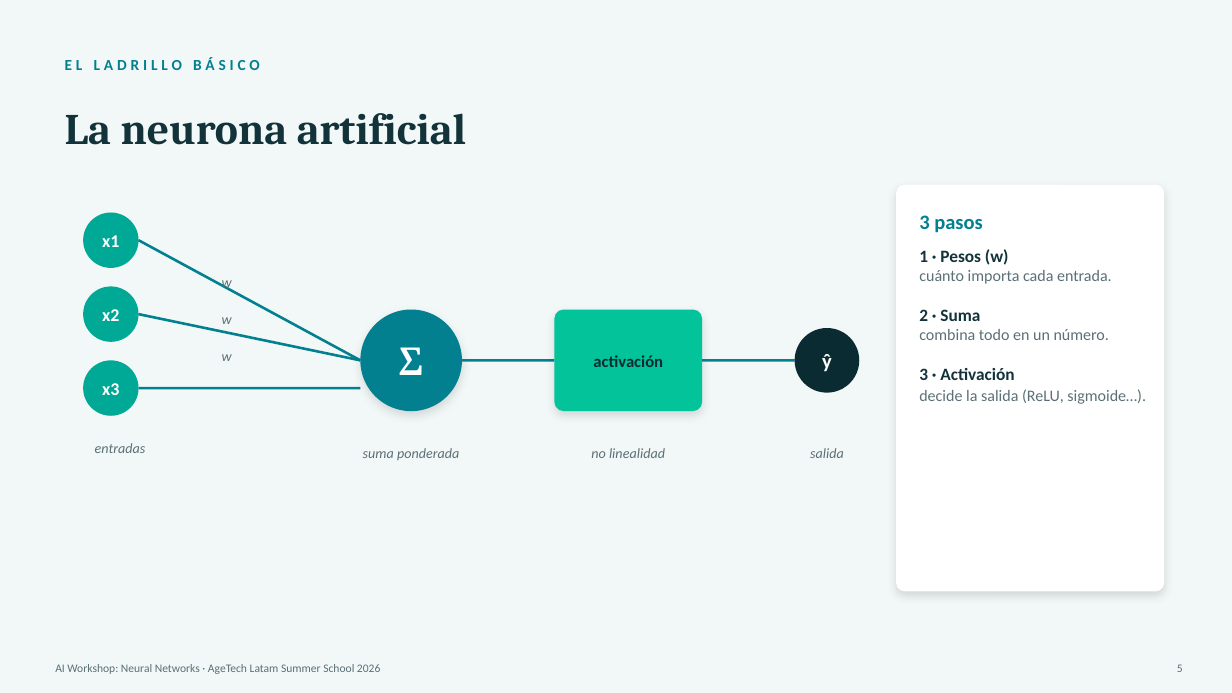
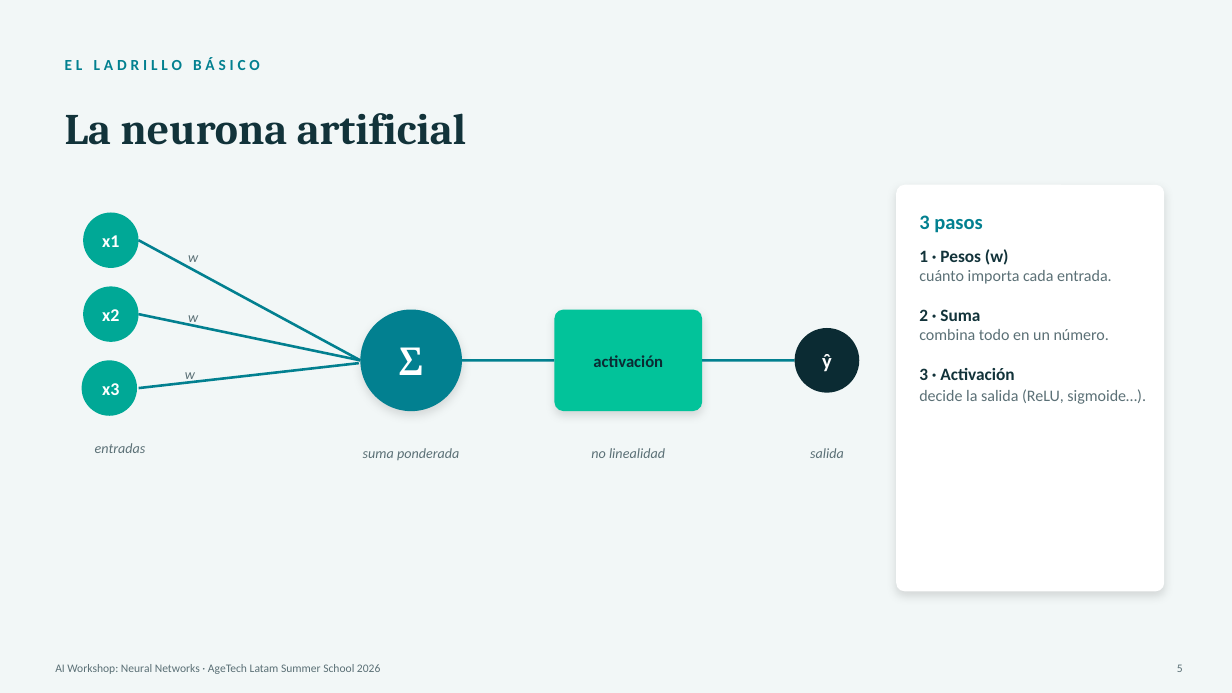
Before and after one commit to calderonf/NeuralNetworkSummer, a slide deck: slide 5 of ANN_Summer_2026.pptx. Drawn at 1232x693 pixels with LibreOffice and Linux fonts; fonts in the diff are those of the drawing. Boxes give left, top, right and bottom in pixels: in the first picture for what was removed or moved away, otherwise in the second. Text is boxed around its words. In the diff, an @@ line names an element or a change of style, - is before the commit and + after.

```diff
--- a/ANN_Summer_2026.pptx
+++ b/ANN_Summer_2026.pptx
@@ text "w": place and size @@
-text "w" at [222, 280, 232, 291]
+text "w" at [188, 255, 198, 266]
@@ text "w" rewrapped from [222, 317, 232, 324] to [188, 315, 198, 326] @@
@@ line moved from (139, 388) - (360, 388) to (139, 388) - (359, 363) @@
@@ text "w" rewrapped from [222, 354, 232, 361] to [185, 372, 195, 383] @@
```
Also in this commit, not shown: 7 other slides changed.
